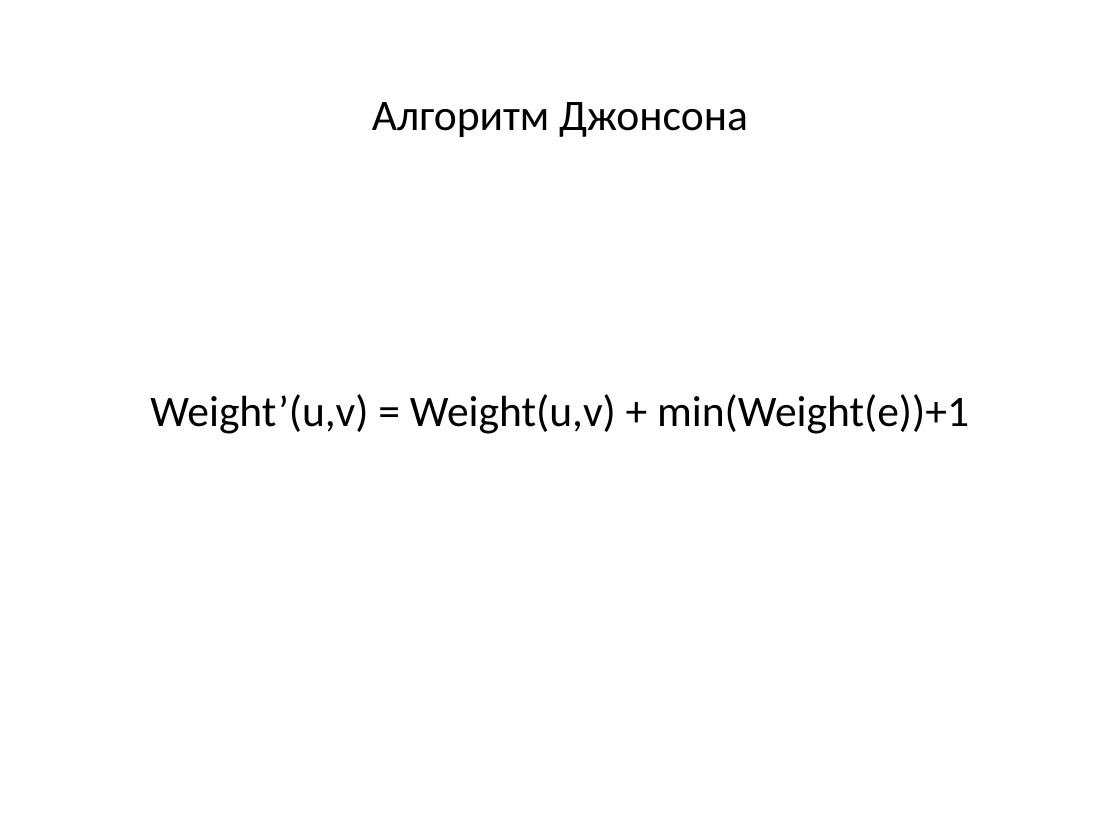
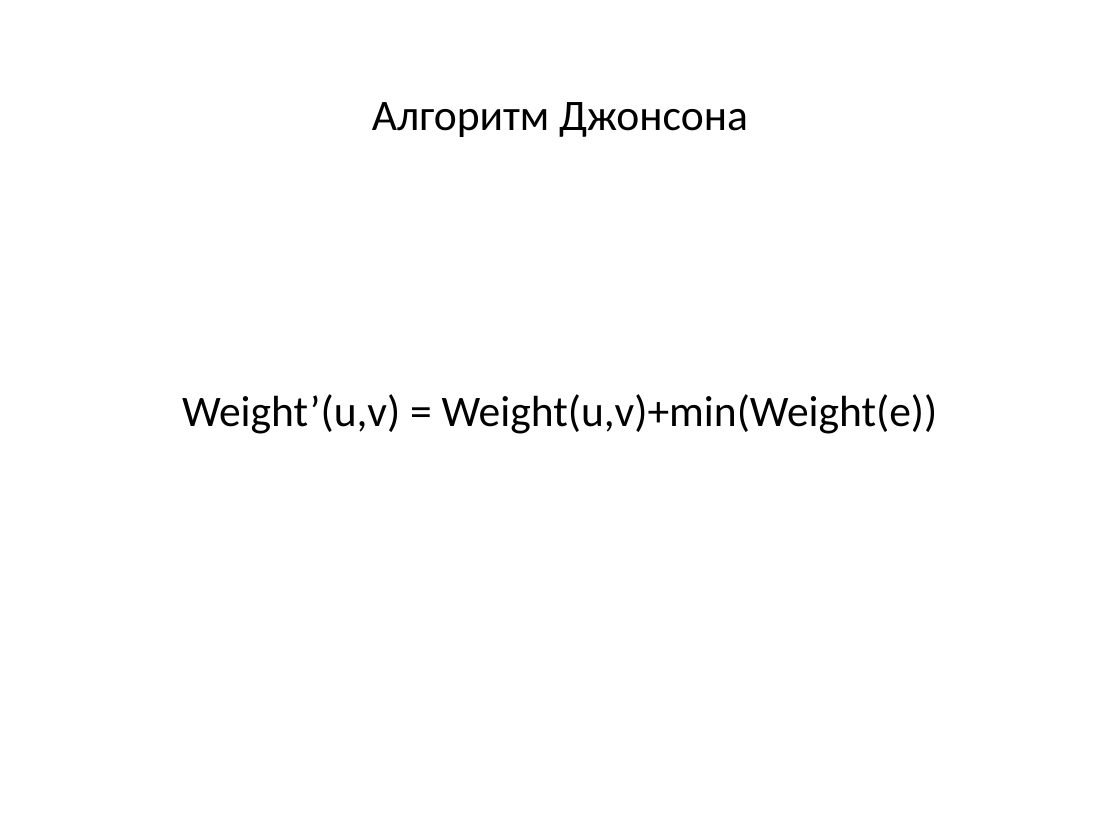
Before and after one commit to SteinbergOB/ANG, a slide deck: slide 93 of Презентации/Лекция 3.pptx (slide 69 before the commit). Drawn at 1120x840 pixels with LibreOffice and Linux fonts; fonts in the diff are those of the drawing. Boxes give left, top, right and bottom in pixels: in the first picture for what was removed or moved away, otherwise in the second. Text is boxed around its words. In the diff, an @@ line names an element or a change of style, - is before the commit and + after.

```diff
--- a/Презентации/Лекция 3.pptx
+++ b/Презентации/Лекция 3.pptx
@@ text at (182,394,938,434): text changed @@
-Weight’(u,v) = Weight(u,v) + min(Weight(e))+1
+Weight’(u,v) = Weight(u,v)+min(Weight(e))
```
Also in this commit, not shown: 21 other slides changed, 26 slides added, 2 other files.
